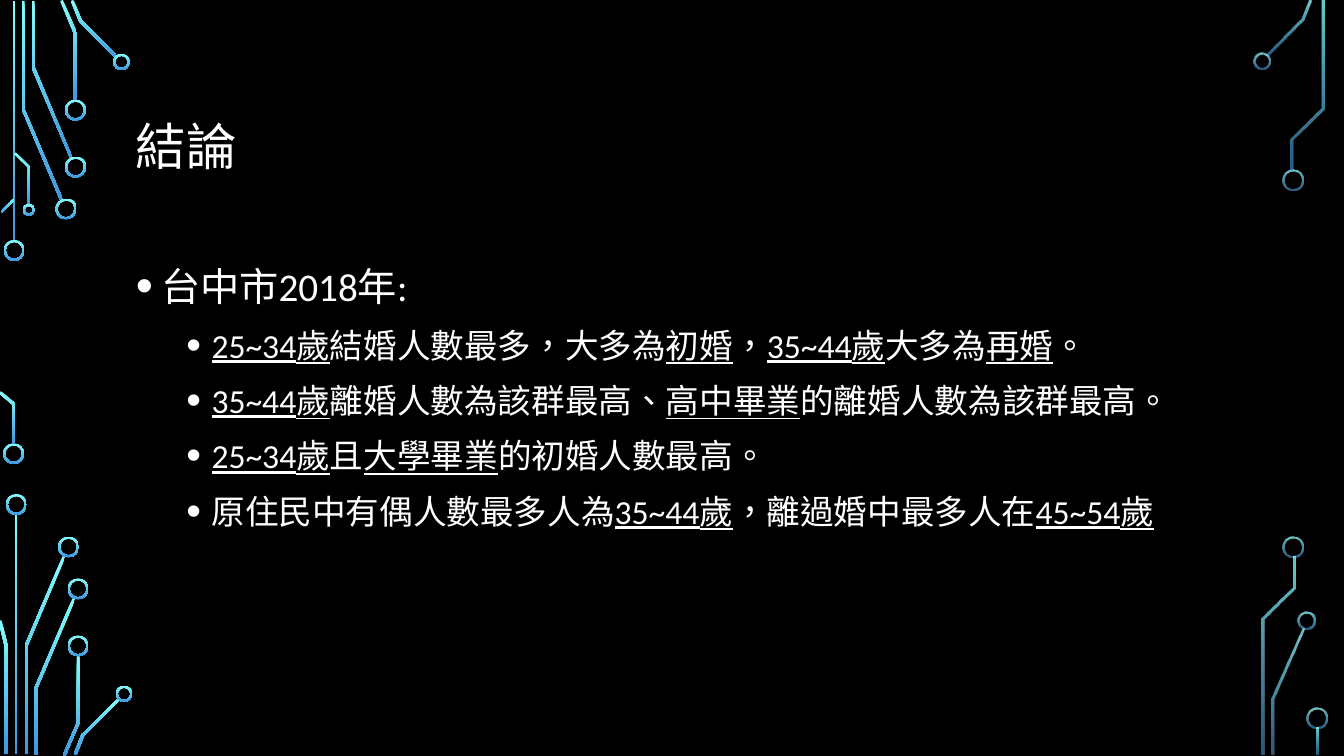
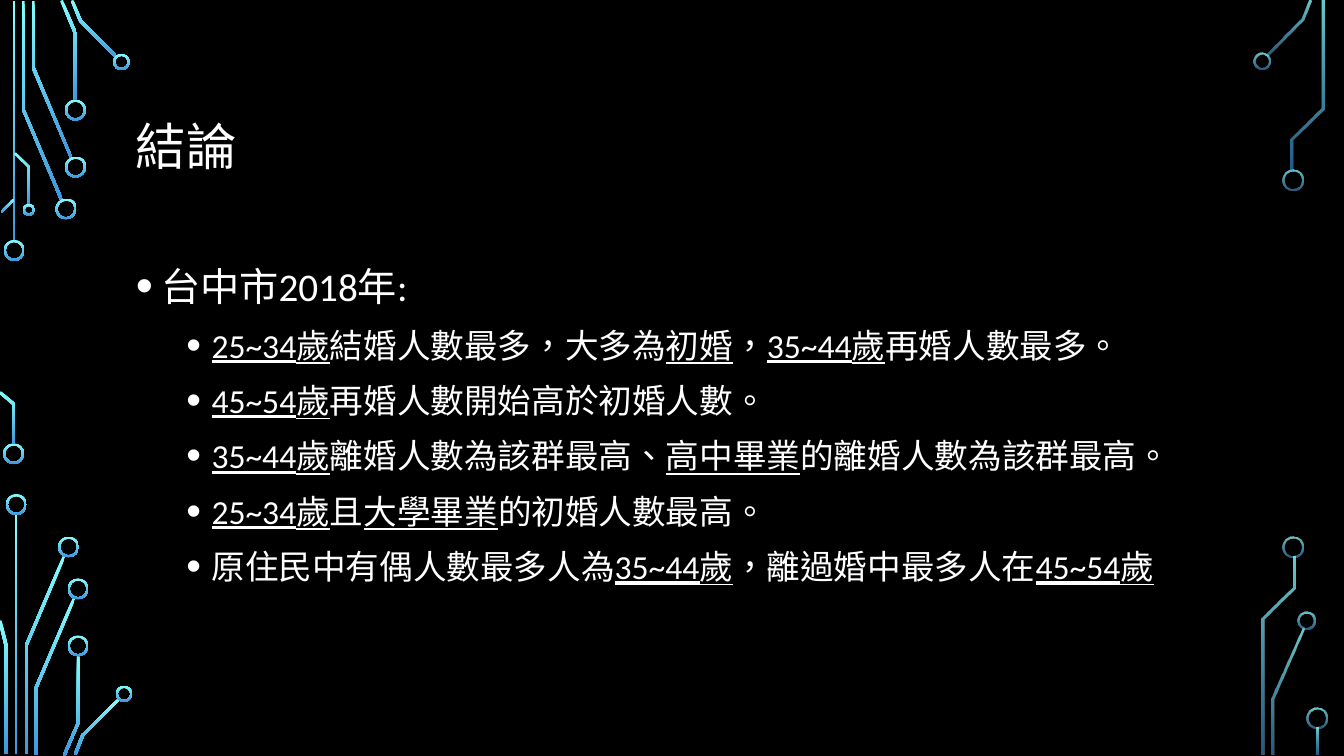
Before and after one commit to HSMonsterKing/Marriage-Analysis, a slide deck: slide 14 of 那些人較易結婚或離婚.pptx. Drawn at 1344x756 pixels with LibreOffice and Linux fonts; fonts in the diff are those of the drawing; background and template pictures are left out. Boxes give left, top, right and bottom in pixels: in the first picture for what was removed or moved away, otherwise in the second. Text is boxed around its words. In the diff, an @@ line names an element or a change of style, - is before the commit and + after.

```diff
--- a/那些人較易結婚或離婚.pptx
+++ b/那些人較易結婚或離婚.pptx
@@ text at [212,330,1121,419]: text changed @@
-  • 25~34歲結婚人數最多，大多為初婚，35~44歲大多為再婚。
+  • 25~34歲結婚人數最多，大多為初婚，35~44歲再婚人數最多。
+  • 45~54歲再婚人數開始高於初婚人數。
```
Also in this commit, not shown: 5 other slides changed, 1 slide added, 1 slide removed, 22 other files.
